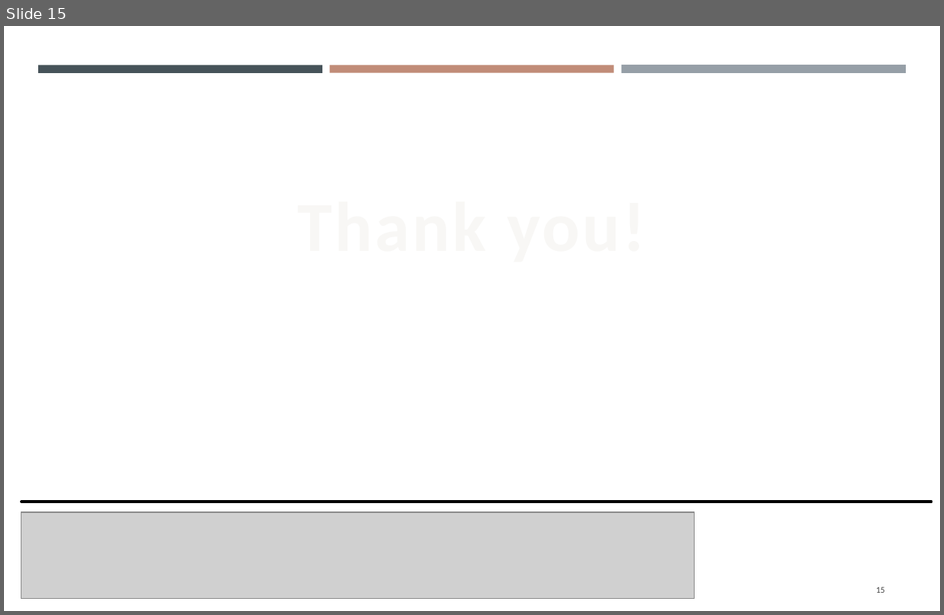
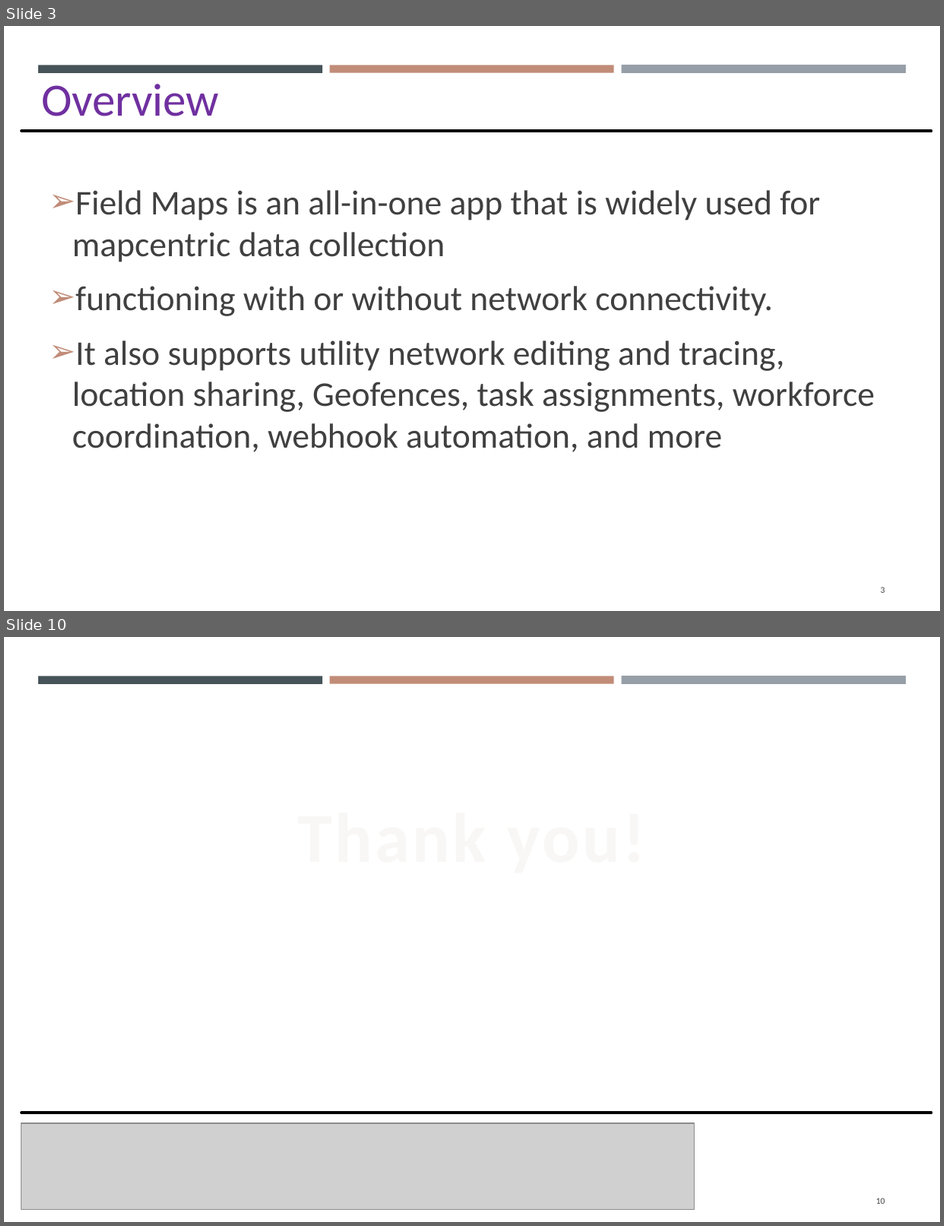
Before and after one commit to gisynw/Field_Techniques, a slide deck: docs/Lectures/Week04/Lecture09_GEOG3319_Suvery123 and Collector.pptx. Shown one above the other, each under a label of ours: slide 15 before the commit, slides 3 and 10 after it; the slides between them are not shown. The pictures are 944x615 and 944x1226 pixels, drawn with LibreOffice and Linux fonts; fonts in the diff are those of the drawing; grey boxes stand for pictures. Boxes give left, top, right and bottom in pixels: in the first picture for what was removed or moved away, otherwise in the second. Text is boxed around its words. In the diff, an @@ line names an element or a change of style, - is before the commit and + after.

```diff
--- a/docs/Lectures/Week04/Lecture09_GEOG3319_Suvery123 and Collector.pptx
+++ b/docs/Lectures/Week04/Lecture09_GEOG3319_Suvery123 and Collector.pptx
@@ slide 3 added at [4, 26, 940, 611], background #FFFFFF; not listed: 3 template elements that a slide beside it also shows @@
@@ text added at [41, 84, 219, 116], 32 pt, text #7030A0 @@
+Overview
@@ line added from (21, 131) to (932, 131), #000000 1.75 pt @@
@@ text added at [72, 190, 875, 452], 24 pt, text #404040 @@
+➢ Field Maps is an all-in-one app that is widely used for mapcentric data collection
+➢ functioning with or without network connectivity.
+➢ It also supports utility network editing and tracing, location sharing, Geofences, task assignments, workforce coordination, webhook automation, and more
@@ page number added at [881, 587, 886, 593], 6.1 pt, text #404040 @@
+3
@@ what was slide 15 is now slide 10 @@
@@ page number at [876, 1198, 886, 1204]: text changed @@
-15
+10
```
Also in this commit, not shown: 3 slides changed, 5 other slides added, 11 slides removed, 2 other files.
